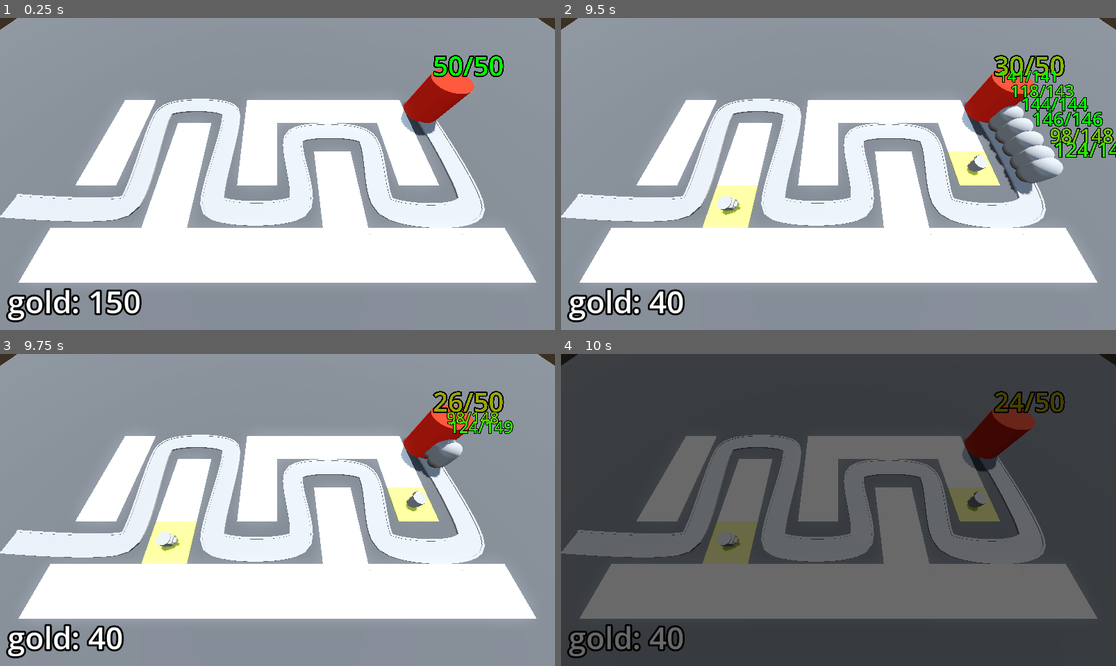
Above: before the commit, frames 1-4 (two rows, left to right).
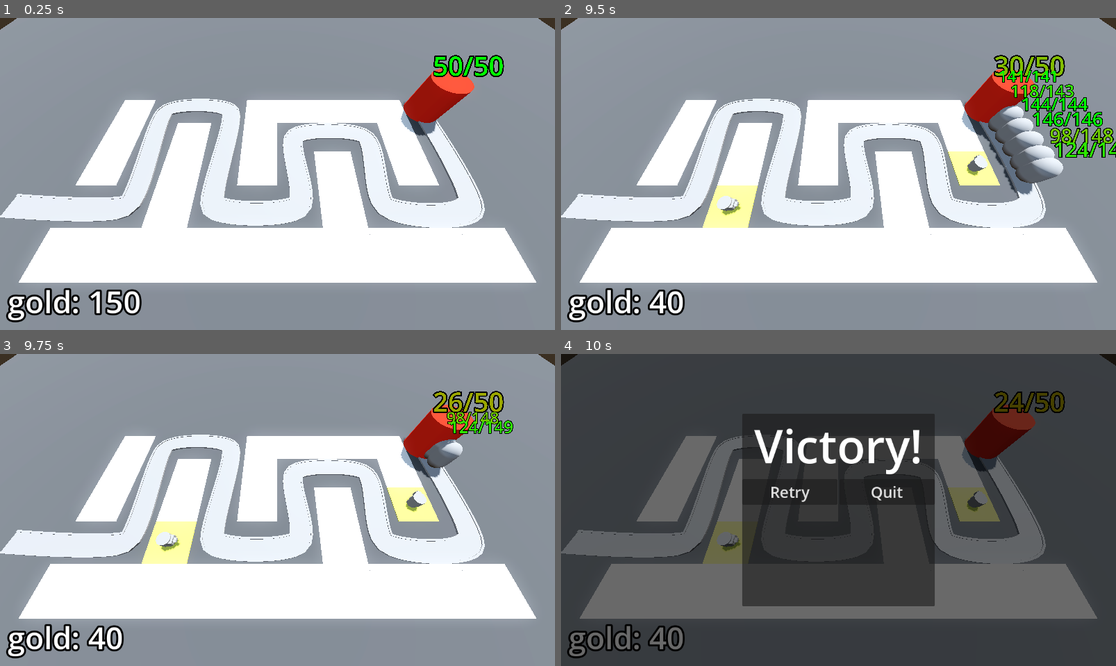
Above: after the commit, the same moments.

Repository: yrubner/TowerDefenseGD
Game: Godot game, scene res://BaseLevel.tscn
The game is run twice, just before and just after one commit, with the same random seed, the same clock (stepped at 60 frames per second) and the same inputs.
Inputs (mouse positions are in pixels of both pictures, inside the frame that each line leads up to):
- Up to frame 1 (0.25 s): no input
- Up to frame 2 (9.5 s): move the mouse to (960, 158) at 0.52 s; press the mouse at (960, 158) at 0.53 s; move the mouse to (727, 189) at 1.27 s; release the mouse at (727, 189) at 1.28 s; click (727, 189) at 1.35 s; move the mouse to (894, 105) at 2.02 s; press the mouse at (894, 105) at 2.03 s; move the mouse to (810, 236) at 2.77 s; release the mouse at (810, 236) at 2.78 s; click (810, 236) at 2.85 s; move the mouse to (1005, 220) at 3.52 s; press the mouse at (1005, 220) at 3.53 s; move the mouse to (672, 127) at 4.27 s; release the mouse at (672, 127) at 4.28 s; click (672, 127) at 4.35 s; move the mouse to (866, 174) at 5.02 s; press the mouse at (866, 174) at 5.03 s; move the mouse to (755, 96) at 5.77 s; release the mouse at (755, 96) at 5.78 s; click (755, 96) at 5.85 s; move the mouse to (960, 158) at 6.52 s; press the mouse at (960, 158) at 6.53 s; move the mouse to (727, 189) at 7.27 s; release the mouse at (727, 189) at 7.28 s; click (727, 189) at 7.35 s; move the mouse to (894, 105) at 8.02 s; press the mouse at (894, 105) at 8.03 s; move the mouse to (810, 236) at 8.77 s; release the mouse at (810, 236) at 8.78 s; click (810, 236) at 8.85 s
- Up to frame 3 (9.75 s): move the mouse to (444, 556) at 9.52 s; press the mouse at (444, 556) at 9.53 s
- Up to frame 4 (10 s): no input

Frames 1-3 are identical in both runs. In frame 4, 17% of the frame differs, in the area x 32-68%, y 23-81%.

Commit message:
Finished Lesson 59: The Victory Screen

Diff:
--- a/BaseLevel.tscn
+++ b/BaseLevel.tscn
@@ -9,6 +9,7 @@
 [ext_resource type="PackedScene" uid="uid://h3fs7wuld2x8" path="res://Turret/turret.tscn" id="6_warkl"]
 [ext_resource type="Script" path="res://bank.gd" id="8_eurgd"]
 [ext_resource type="PackedScene" uid="uid://dfe27q3ijiqt3" path="res://DifficultyManager/difficulty_manager.tscn" id="9_sthab"]
+[ext_resource type="PackedScene" uid="uid://bkcmd0rou872a" path="res://UserInterface/victory_layer.tscn" id="10_vjbme"]
 
 [sub_resource type="ProceduralSkyMaterial" id="ProceduralSkyMaterial_ipueh"]
 sky_horizon_color = Color(0.64625, 0.65575, 0.67075, 1)
@@ -144,16 +145,7 @@
 
 [node name="DifficultyManager" parent="." instance=ExtResource("9_sthab")]
 
-[node name="VictoryLayer" type="CanvasLayer" parent="."]
-visible = false
-
-[node name="ColorRect" type="ColorRect" parent="VictoryLayer"]
-anchors_preset = 15
-anchor_right = 1.0
-anchor_bottom = 1.0
-grow_horizontal = 2
-grow_vertical = 2
-color = Color(0, 0, 0, 0.588235)
+[node name="VictoryLayer" parent="." instance=ExtResource("10_vjbme")]
 
 [connection signal="timeout" from="EnemyPath/Timer" to="EnemyPath" method="spawn_enemy"]
 [connection signal="stop_spawning_enemies" from="DifficultyManager" to="EnemyPath" method="_on_difficulty_manager_stop_spawning_enemies"]
--- /dev/null
+++ b/UserInterface/victory_layer.gd
@@ -0,0 +1,9 @@
+extends CanvasLayer
+
+
+func _on_retry_button_pressed() -> void:
+	get_tree().reload_current_scene()
+
+
+func _on_quit_button_pressed() -> void:
+	get_tree().quit()
--- /dev/null
+++ b/UserInterface/victory_layer.tscn
@@ -0,0 +1,56 @@
+[gd_scene load_steps=3 format=3 uid="uid://bkcmd0rou872a"]
+
+[ext_resource type="Script" path="res://UserInterface/victory_layer.gd" id="1_7fuit"]
+
+[sub_resource type="LabelSettings" id="LabelSettings_uqers"]
+font_size = 96
+
+[node name="VictoryLayer" type="CanvasLayer"]
+visible = false
+script = ExtResource("1_7fuit")
+
+[node name="ColorRect" type="ColorRect" parent="."]
+anchors_preset = 15
+anchor_right = 1.0
+anchor_bottom = 1.0
+grow_horizontal = 2
+grow_vertical = 2
+color = Color(0, 0, 0, 0.588235)
+
+[node name="CenterContainer" type="CenterContainer" parent="."]
+anchors_preset = 15
+anchor_right = 1.0
+anchor_bottom = 1.0
+grow_horizontal = 2
+grow_vertical = 2
+
+[node name="PanelContainer" type="PanelContainer" parent="CenterContainer"]
+custom_minimum_size = Vector2(400, 400)
+layout_mode = 2
+
+[node name="VBoxContainer" type="VBoxContainer" parent="CenterContainer/PanelContainer"]
+layout_mode = 2
+
+[node name="Label" type="Label" parent="CenterContainer/PanelContainer/VBoxContainer"]
+layout_mode = 2
+text = "Victory!"
+label_settings = SubResource("LabelSettings_uqers")
+horizontal_alignment = 1
+
+[node name="HBoxContainer" type="HBoxContainer" parent="CenterContainer/PanelContainer/VBoxContainer"]
+layout_mode = 2
+
+[node name="RetryButton" type="Button" parent="CenterContainer/PanelContainer/VBoxContainer/HBoxContainer"]
+layout_mode = 2
+size_flags_horizontal = 3
+theme_override_font_sizes/font_size = 32
+text = "Retry"
+
+[node name="QuitButton" type="Button" parent="CenterContainer/PanelContainer/VBoxContainer/HBoxContainer"]
+layout_mode = 2
+size_flags_horizontal = 3
+theme_override_font_sizes/font_size = 32
+text = "Quit"
+
+[connection signal="pressed" from="CenterContainer/PanelContainer/VBoxContainer/HBoxContainer/RetryButton" to="." method="_on_retry_button_pressed"]
+[connection signal="pressed" from="CenterContainer/PanelContainer/VBoxContainer/HBoxContainer/QuitButton" to="." method="_on_quit_button_pressed"]
Not shown: 1 places in BaseLevel.tscn that only renumber resources
Not shown, changed: README.md
